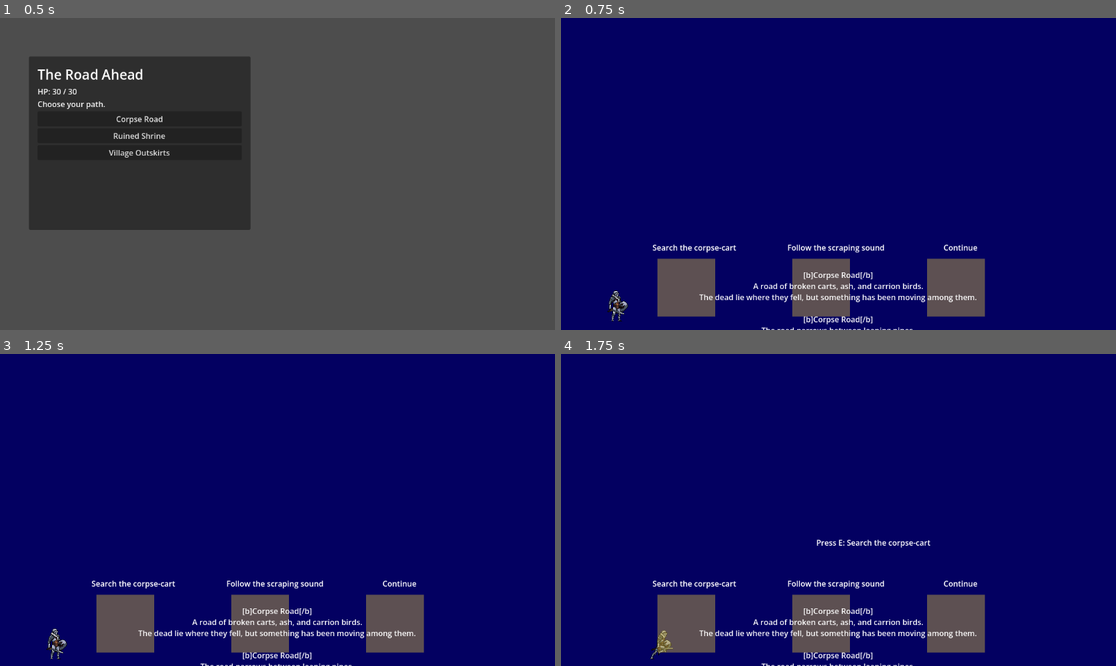
Above: before the commit, frames 1-4 (two rows, left to right).
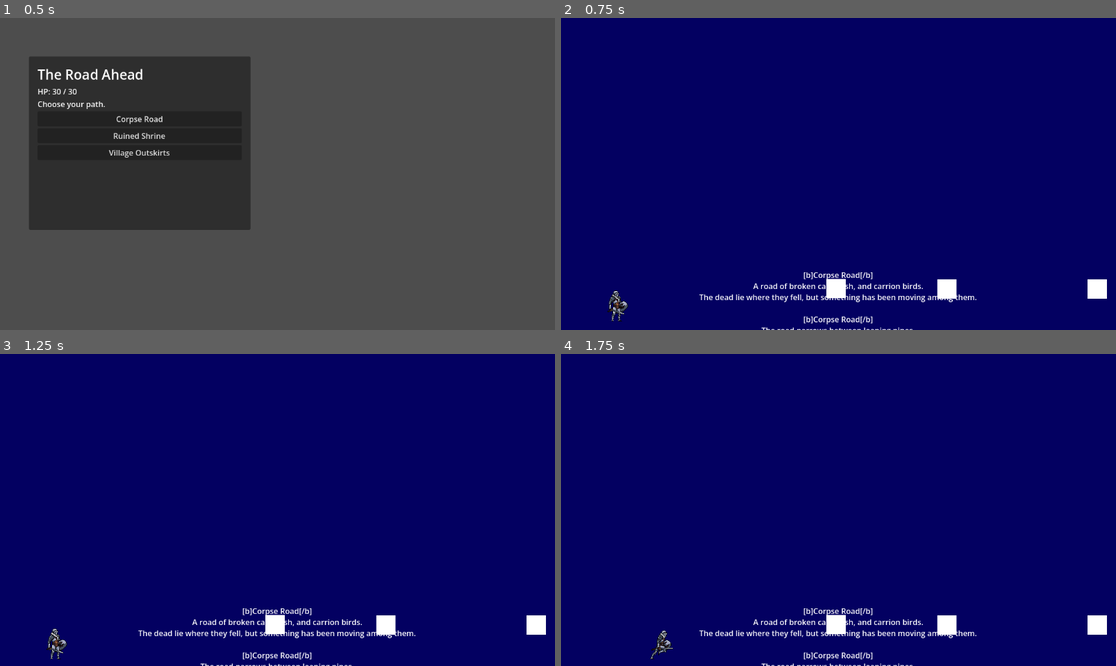
Above: after the commit, the same moments.

Repository: Bbran4/TheThroneThatBreathes
Game: Godot game, scene res://scenes/RunTest.tscn
Two runs of this game, one before a commit and one after it. Both use one fixed random seed, a clock stepped at 60 frames per second and the inputs below.
Inputs (mouse positions are in pixels of both pictures, inside the frame that each line leads up to):
- Up to frame 1 (0.5 s): no input
- Up to frame 2 (0.75 s): click "Corpse Road" at 0.5 s
- Up to frame 3 (1.25 s): no input
- Up to frame 4 (1.75 s): tap Enter (debug_end_turn) at 1.25 s; move the mouse to (960, 494) at 1.27 s; hold D (right) from 1.28 s (still down); tap E (interact) at 1.35 s

Frame 1 is identical in both runs. In frame 2, 6.4% of the frame differs, in the area x 16-99%, y 72-96%; in frame 3, 6.4%; in frame 4, 6.6%, in the area x 16-99%, y 59-96%.

Commit message:
Interactables

Diff:
--- a/scenes/world/LocationInteractable.tscn
+++ b/scenes/world/LocationInteractable.tscn
@@ -13,7 +13,3 @@
 [node name="ColorRect" type="ColorRect" parent="." unique_id=1099988097]
 offset_right = 40.0
 offset_bottom = 40.0
-
-[node name="Label" type="Label" parent="." unique_id=1191548811]
-offset_right = 40.0
-offset_bottom = 23.0
--- a/scenes/world/side_view_location.tscn
+++ b/scenes/world/side_view_location.tscn
@@ -12,6 +12,10 @@
 [ext_resource type="Texture2D" uid="uid://b1kq8v84an1ln" path="res://assets/sprites/player/exiled_knight/Protect.png" id="10_5kjrd"]
 [ext_resource type="Texture2D" uid="uid://cwfmmammkj2g7" path="res://assets/sprites/player/exiled_knight/Run.png" id="11_m3mxc"]
 [ext_resource type="Texture2D" uid="uid://4s2vyf6sgghh" path="res://assets/sprites/player/exiled_knight/Walk.png" id="12_akkhf"]
+[ext_resource type="Script" uid="uid://hn32sr8q5ci6" path="res://scripts/world/LocationInteractable.gd" id="13_pndl3"]
+[ext_resource type="Resource" uid="uid://def67ifrmly4p" path="res://resources/run_choice/corpse road/01_search.tres" id="14_3aacm"]
+[ext_resource type="Resource" uid="uid://8pgwux1n0jqx" path="res://resources/run_choice/corpse road/02_follow_trail.tres" id="15_230bx"]
+[ext_resource type="Resource" uid="uid://b7tppt135wb22" path="res://resources/run_choice/corpse road/03_press_on.tres" id="16_nryiw"]
 
 [sub_resource type="RectangleShape2D" id="RectangleShape2D_3u1yb"]
 size = Vector2(1161, 20)
@@ -422,6 +426,13 @@
 "name": &"walk",
 "speed": 8.0
 }]
+
+[sub_resource type="CircleShape2D" id="CircleShape2D_3aacm"]
+radius = 39.012817
+
+[sub_resource type="CircleShape2D" id="CircleShape2D_pu0r7"]
+
+[sub_resource type="CircleShape2D" id="CircleShape2D_pndl3"]
 
 [node name="SideViewLocation" type="Node2D" unique_id=1589068925]
 script = ExtResource("1_viajb")
@@ -458,6 +469,47 @@
 autoplay = "idle"
 
 [node name="Interactables" type="Node2D" parent="." unique_id=1326279756]
+
+[node name="CorpseCart" type="Area2D" parent="Interactables" unique_id=1231703639]
+position = Vector2(551, 542)
+script = ExtResource("13_pndl3")
+linked_choice = ExtResource("14_3aacm")
+metadata/_custom_type_script = "uid://hn32sr8q5ci6"
+
+[node name="CollisionShape2D" type="CollisionShape2D" parent="Interactables/CorpseCart" unique_id=704550195]
+shape = SubResource("CircleShape2D_3aacm")
+
+[node name="PlaceholderVisual" type="ColorRect" parent="Interactables/CorpseCart" unique_id=1091603977]
+offset_right = 40.0
+offset_bottom = 40.0
+
+[node name="ScrapingSoundExit" type="Area2D" parent="Interactables" unique_id=1502306241]
+position = Vector2(1093, 543)
+script = ExtResource("13_pndl3")
+linked_choice = ExtResource("15_230bx")
+metadata/_custom_type_script = "uid://hn32sr8q5ci6"
+
+[node name="CollisionShape2D" type="CollisionShape2D" parent="Interactables/ScrapingSoundExit" unique_id=1049604701]
+scale = Vector2(4.04, 4.04)
+shape = SubResource("CircleShape2D_pu0r7")
+
+[node name="PlaceholderVisual" type="ColorRect" parent="Interactables/ScrapingSoundExit" unique_id=1275314642]
+offset_right = 40.0
+offset_bottom = 40.0
+
+[node name="DitchPath" type="Area2D" parent="Interactables" unique_id=1579402946]
+position = Vector2(781, 543)
+script = ExtResource("13_pndl3")
+linked_choice = ExtResource("16_nryiw")
+metadata/_custom_type_script = "uid://hn32sr8q5ci6"
+
+[node name="CollisionShape2D" type="CollisionShape2D" parent="Interactables/DitchPath" unique_id=1978223266]
+scale = Vector2(3.959995, 3.959995)
+shape = SubResource("CircleShape2D_pndl3")
+
+[node name="PlaceholderVisual" type="ColorRect" parent="Interactables/DitchPath" unique_id=1220747546]
+offset_right = 40.0
+offset_bottom = 40.0
 
 [node name="CanvasLayer" type="CanvasLayer" parent="." unique_id=511070798]
 
--- a/scripts/world/LocationInteractable.gd
+++ b/scripts/world/LocationInteractable.gd
@@ -2,9 +2,11 @@
 class_name LocationInteractable
 
 signal interaction_requested(interactable: LocationInteractable)
+signal player_entered_interactable(interactable: LocationInteractable)
+signal player_exited_interactable(interactable: LocationInteractable)
 
 @export var interaction_name: String = "Interact"
-@export_multiline var prompt_text: String = "Press E"
+@export var prompt_text: String = "Press E"
 @export var linked_choice: RunChoiceData
 
 var player_inside: bool = false
@@ -26,11 +28,17 @@
 	interaction_requested.emit(self)
 
 
+func get_prompt_position() -> Vector2:
+	return global_position + Vector2(0, -80)
+
+
 func _on_body_entered(body: Node) -> void:
 	if body is LocationPlayer:
 		player_inside = true
+		player_entered_interactable.emit(self)
 
 
 func _on_body_exited(body: Node) -> void:
 	if body is LocationPlayer:
 		player_inside = false
+		player_exited_interactable.emit(self)
--- a/scripts/world/SideViewLocation.gd
+++ b/scripts/world/SideViewLocation.gd
@@ -27,8 +27,6 @@
 func setup(location: LocationData, node_data: RunNodeData) -> void:
 	current_location = location
 	current_node = node_data
-
-	_clear_interactables()
 
 	if subtitle_label != null:
 		var location_text := ""
@@ -47,11 +45,53 @@
 
 		subtitle_label.text = location_text + node_text
 
-	_spawn_interactables_for_node(node_data)
+	_setup_manual_interactables()
+
+func _setup_manual_interactables() -> void:
+	for child in interactables_root.get_children():
+		if child is LocationInteractable:
+			var interactable := child as LocationInteractable
+
+			if not interactable.interaction_requested.is_connected(_on_interactable_requested):
+				interactable.interaction_requested.connect(_on_interactable_requested)
+
+			if not interactable.player_entered_interactable.is_connected(_on_player_entered_interactable):
+				interactable.player_entered_interactable.connect(_on_player_entered_interactable)
+
+			if not interactable.player_exited_interactable.is_connected(_on_player_exited_interactable):
+				interactable.player_exited_interactable.connect(_on_player_exited_interactable)
+
+func _on_player_entered_interactable(interactable: LocationInteractable) -> void:
+	nearby_interactable = interactable
+	_show_prompt_for_interactable(interactable)
+
+
+func _on_player_exited_interactable(interactable: LocationInteractable) -> void:
+	if nearby_interactable == interactable:
+		nearby_interactable = null
+		_hide_prompt()
+
+func _show_prompt_for_interactable(interactable: LocationInteractable) -> void:
+	if prompt_label == null:
+		return
+
+	prompt_label.visible = true
+	prompt_label.text = interactable.prompt_text
+	prompt_label.global_position = interactable.get_prompt_position()
+
+
+func _hide_prompt() -> void:
+	if prompt_label == null:
+		return
+
+	prompt_label.visible = false
+
 
 
 func _process(_delta: float) -> void:
-	_update_nearby_interactable()
+	if nearby_interactable != null:
+		if is_instance_valid(nearby_interactable):
+			prompt_label.global_position = nearby_interactable.get_prompt_position()
 
 	if Input.is_action_just_pressed("interact"):
 		if nearby_interactable != null:
